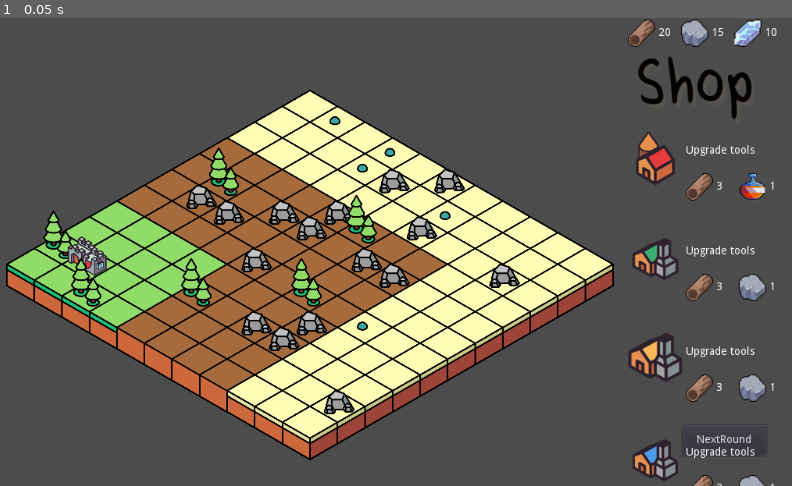
Above: before the commit, frame 1.
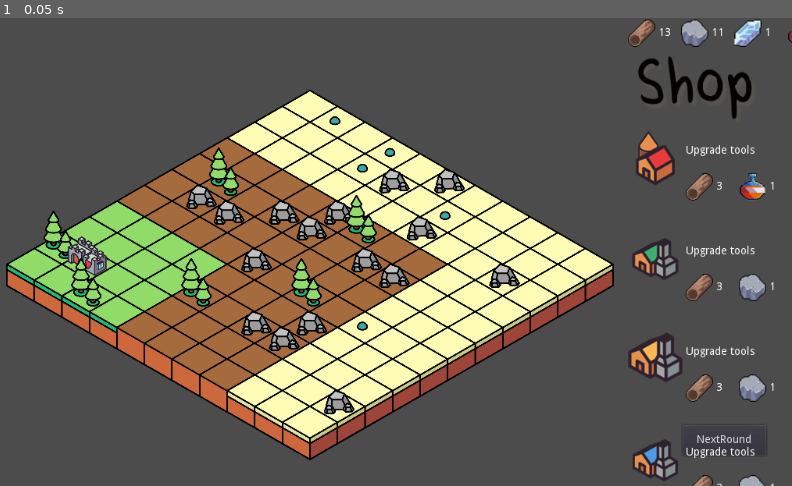
Above: after the commit, the same moment.

Repository: cyrillbrito/gmtk-22
Game: Godot game, scene res://Main/Main.tscn
Two runs of this game, one before a commit and one after it. Both use one fixed random seed, a clock stepped at 60 frames per second and the inputs below.
Inputs:
- Up to frame 1 (0.05 s): no input

The runs differ from the first frame. In frame 1, less than 0.1% of the frame differs, in the area x 83-100%, y 2-6%.

Commit message:
Added resource update

Diff:
--- a/Main/Main.gd
+++ b/Main/Main.gd
@@ -1,25 +1,25 @@
 extends Node2D
 
 var gameRound = 0
-
-var wood = 0
-var stone = 0
-var gem = 0
-var mana = 0
+export var resources = [13,11,1,5]
 
 var toolsLevel = 1
 
 func _ready():
-	pass
+	SetResources()
 
-##This Logic will probaily go to SideMenu
 var random = RandomNumberGenerator.new()
 func RollDice():
 	var diceValue = random.randi_range(1, 6)
 	print(diceValue)
 	return diceValue
 
-##This Logic will probaily go to SideMenu
 func goToNextRound():
 	gameRound+=1
-	mana += RollDice()
+	resources[3] += RollDice()
+
+func SetResources():
+	get_node("SideMenu/MarginContainer/Resources/Wood/Quantity").text = str(resources[0])
+	get_node("SideMenu/MarginContainer/Resources/Stone/Quantity").text = str(resources[1])
+	get_node("SideMenu/MarginContainer/Resources/Gem/Quantity").text = str(resources[2])
+	get_node("SideMenu/MarginContainer/Resources/Mana/Quantity").text = str(resources[3])
--- a/Main/Main.tscn
+++ b/Main/Main.tscn
@@ -18,7 +18,7 @@
 margin_right = 40.0
 margin_bottom = 40.0
 
-[node name="Side Menu" parent="." instance=ExtResource( 2 )]
+[node name="SideMenu" parent="." instance=ExtResource( 2 )]
 margin_left = 814.0
 margin_top = 2.0
 margin_right = 1318.0
--- a/SideMenu/SideMenu.gd
+++ b/SideMenu/SideMenu.gd
@@ -1,7 +1,15 @@
 extends MarginContainer
+
 
 func _ready():
 	pass
+#	SetResources()
+#
+#func SetResources():
+#	get_node("MarginContainer/Resources/Wood/Quantity").text = str(resources[0])
+#	get_node("MarginContainer/Resources/Stone/Quantity").text = str(resources[1])
+#	get_node("MarginContainer/Resources/Gem/Quantity").text = str(resources[2])
+#	get_node("MarginContainer/Resources/Mana/Quantity").text = str(resources[3])
 
 func _on_NextRoundBtn_pressed():
 	var MainScene = get_parent()
--- a/SideMenu/SideMenu.tscn
+++ b/SideMenu/SideMenu.tscn
@@ -44,6 +44,14 @@
 margin_right = 200.0
 margin_bottom = 35.0
 type = 2
+
+[node name="Mana" parent="MarginContainer/Resources" instance=ExtResource( 1 )]
+anchor_right = 0.0
+anchor_bottom = 0.0
+margin_left = 204.0
+margin_right = 268.0
+margin_bottom = 35.0
+type = 3
 
 [node name="Shop" type="MarginContainer" parent="MarginContainer"]
 margin_top = 39.0
